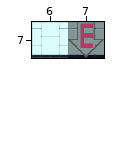
Level history. Tiled map: source code/assets/maps/test.tmx. The picture above was drawn from the file before the commit.
Cells are 64x64 px. Shown: x 6..7, y 7..7.
The same view after the edit:
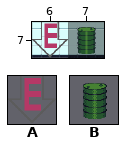
Key: from "test": A 0 "enemy", B 16 "barrel".
Objects are placed by their top-left corner, in cells (3,4 is the top-left corner of cell 3,4); size is 1x1 cell unless given.
From the commit log: added new enemy 'hund'
Changes in this commit:
--- layer "actors"
+A "enemy" at 6,7
+B "barrel" at 7,7
-A "enemy" at 7,7
Pixel boxes of the changes (left, top, right, bottom) in both pictures:
changed: (32, 22, 104, 58)
